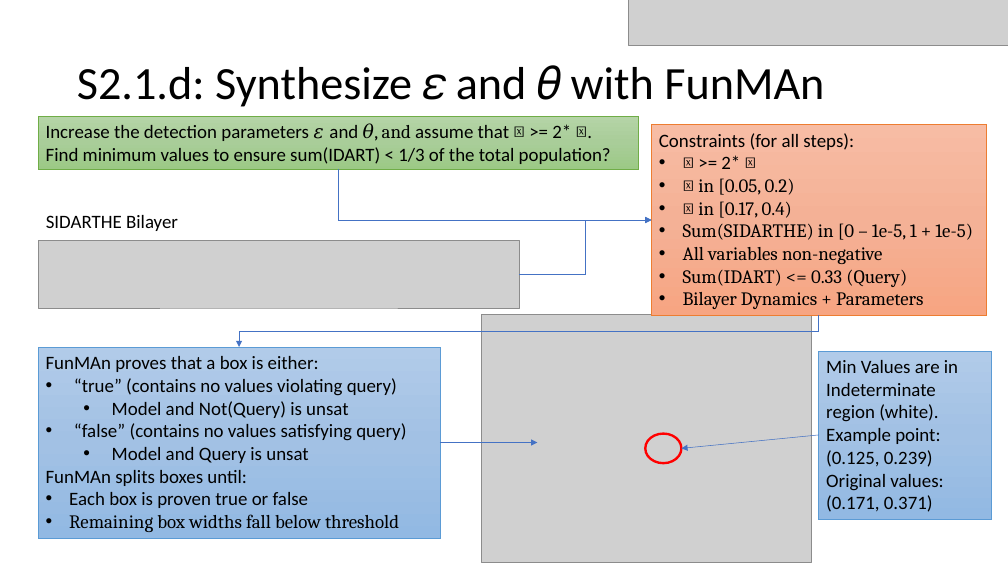
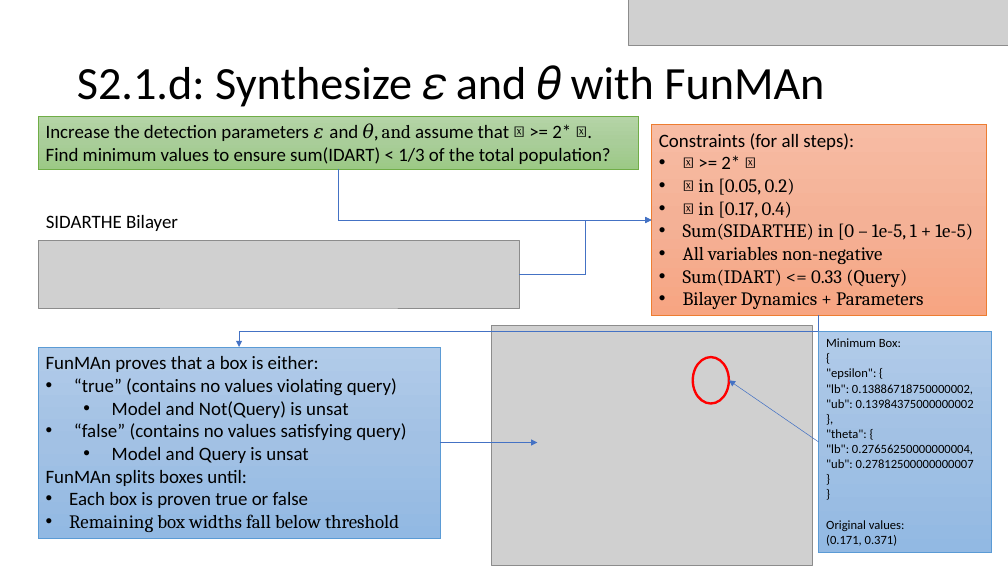
Before and after one commit to DARPA-ASKEM/program-milestones, a slide deck: slide 2 of 6-month-milestone/evaluation/scenario_2/ta_1/funman/FUNMAN_results.pptx. Drawn at 1008x567 pixels with LibreOffice and Linux fonts; fonts in the diff are those of the drawing; grey boxes stand for pictures. Boxes give left, top, right and bottom in pixels: in the first picture for what was removed or moved away, otherwise in the second. Text is boxed around its words. In the diff, an @@ line names an element or a change of style, - is before the commit and + after.

Commit message:
final results

```diff
--- a/6-month-milestone/evaluation/scenario_2/ta_1/funman/FUNMAN_results.pptx
+++ b/6-month-milestone/evaluation/scenario_2/ta_1/funman/FUNMAN_results.pptx
@@ picture: place and size @@
-picture at [481, 315, 811, 562]
+picture at [492, 325, 813, 566]
@@ ellipse: place and size @@
-ellipse at [646, 433, 682, 463]
+ellipse at [693, 357, 729, 403]
@@ rectangle "Minimum Box:": place and size @@
-rectangle "Minimum Box:" at [819, 351, 991, 519]
+rectangle "Minimum Box:" at [819, 331, 991, 553]
@@ text in rectangle at [826, 338, 974, 468]: text changed; size 18 to 12 pt @@
-Min Values are in
-Indeterminate region (white). Example point: (0.125, 0.239)
+Minimum Box:
+{
+"epsilon": {
+"lb": 0.13886718750000002,
+"ub": 0.13984375000000002
+},
+"theta": {
+"lb": 0.27656250000000004,
+"ub": 0.27812500000000007
+}
+}
@@ arrow moved from (819, 435) - (681, 448) to (819, 442) - (729, 380) @@
@@ text in rectangle at [826, 520, 905, 546]: size 18 to 12 pt in "Original values:", "(0.171, 0.371)" @@
```
